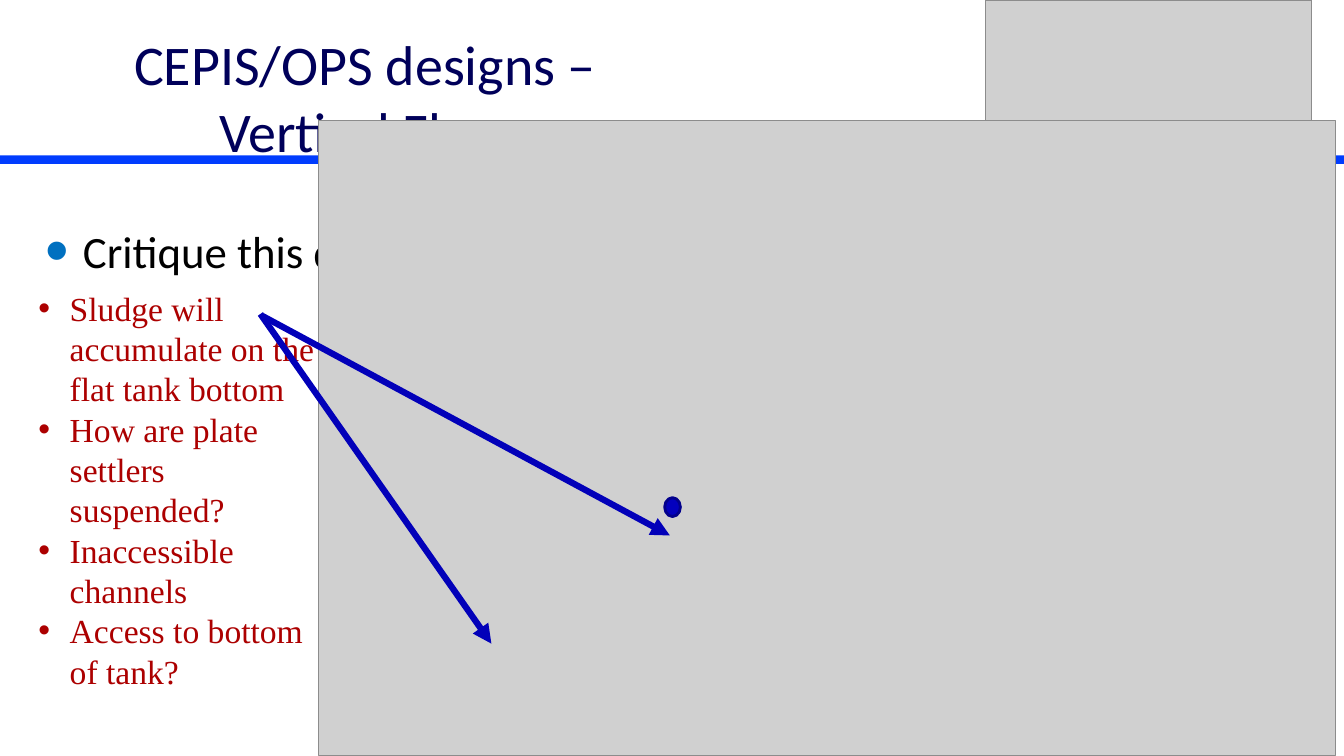
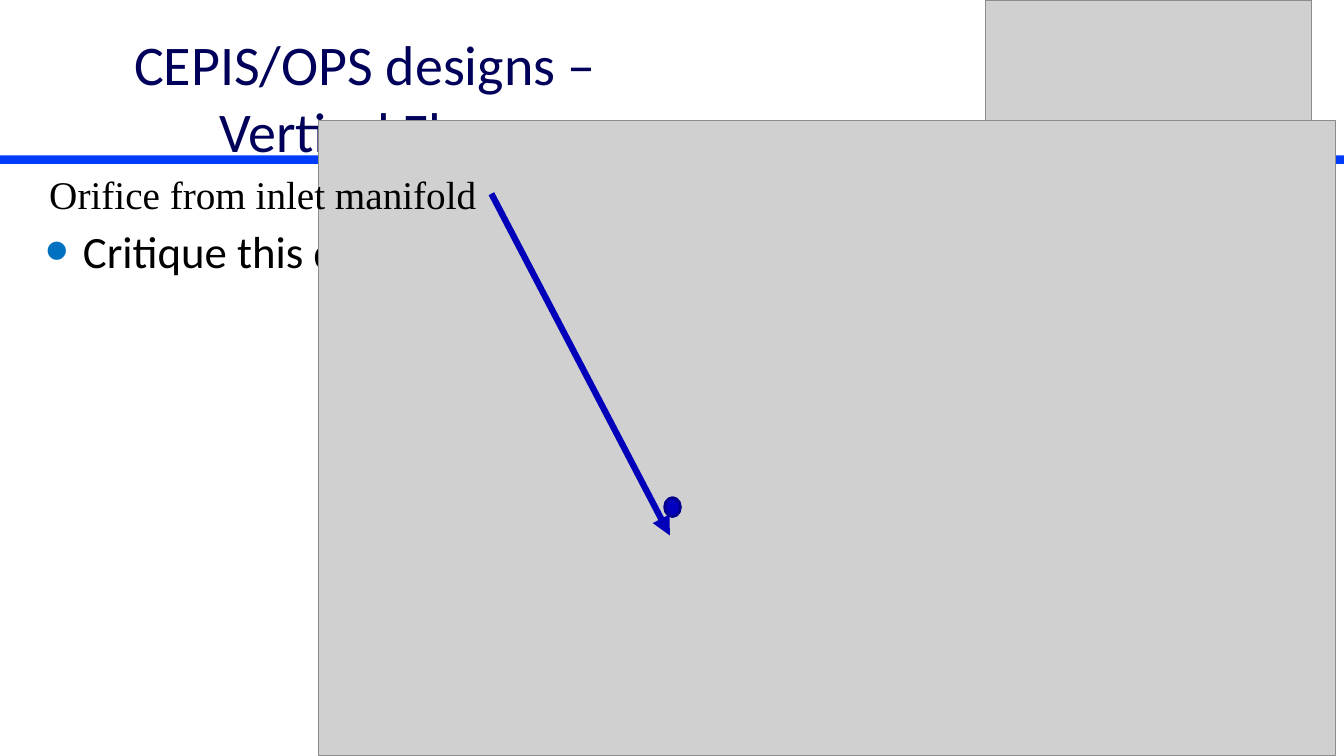
Before and after one commit to monroews/CEE4520Lectures, a slide deck: slide 5 of Discussions/SuperPulsator-CEPIS.pptx (slide 4 before the commit). Drawn at 1344x756 pixels with LibreOffice and Linux fonts; fonts in the diff are those of the drawing; grey boxes stand for pictures. Boxes give left, top, right and bottom in pixels: in the first picture for what was removed or moved away, otherwise in the second. Text is boxed around its words. In the diff, an @@ line names an element or a change of style, - is before the commit and + after.

```diff
--- a/Discussions/SuperPulsator-CEPIS.pptx
+++ b/Discussions/SuperPulsator-CEPIS.pptx
@@ text added at (x1=49, y1=178, x2=476, y2=216), 28 pt, text #000000 @@
+Orifice from inlet manifold
@@ arrow moved from (262, 317) - (670, 535) to (492, 194) - (670, 535) @@
@@ text removed at (x1=70, y1=297, x2=314, y2=685) @@
-• Sludge will accumulate on the flat tank bottom
-• How are plate settlers suspended?
-• Inaccessible channels
-• Access to bottom of tank?
@@ arrow removed from (260, 314) to (492, 644) @@
```
Also in this commit, not shown: 1 other slide changed, 1 slide added.
